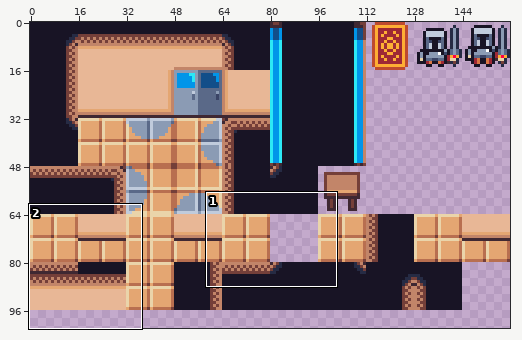
Pixel-art file -- res/large-tiles.aseprite. The picture above shows the old version from afar; the outline marks the close-up.
Close-up. As it was:
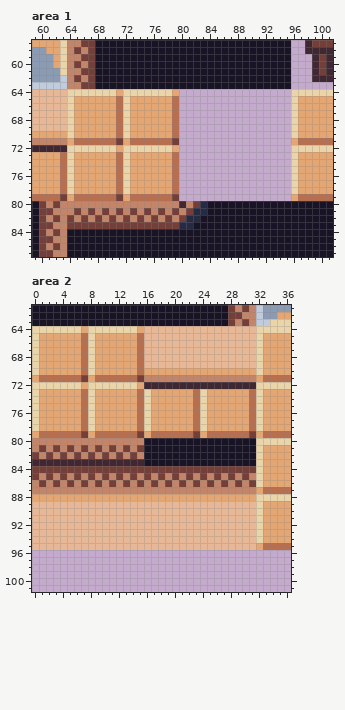
160x160 pixels, 1 frame. Shown: area 1: x 59..101, y 57..87; area 2: x 0..36, y 61..101. The wide view leaves out empty margins.
New version:
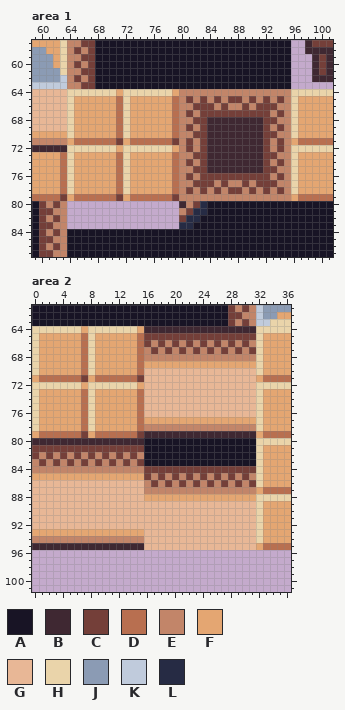
Palette (. is transparent): A #181425  B #3f2832  C #743f39  D #b86f50  E #c28569  F #e4a672  G #e8b796  H #ead4aa  J #8b9bb4  K #c0cbdc  L #262b44
The exact change:
Changed rows in their new state; - is an unchanged pixel.
Area 1:
first column x 64:
64 ----------------EEEEEEEEEEEEEEEE
65 ----------------ECECECECCECECECE
66 ----------------EECCCECEECECCCEE
67 ----------------ECECCCCCCCCCCECE
68 ----------------EECCBBBBBBBBCCEE
69 ----------------ECECBBBBBBBBCECE
70 ----------------EECCBBBBBBBBCCEE
71 ----------------ECECBBBBBBBBCECE
72 ----------------ECECBBBBBBBBCECE
73 ----------------EECCBBBBBBBBCCEE
74 ----------------ECECBBBBBBBBCECE
75 ----------------EECCBBBBBBBBCCEE
76 ----------------ECECCCCCCCCCCECE
77 ----------------EECCCECEECECCCEE
78 ----------------ECECECECCECECECE
79 ----------------EEEEEEEEEEEEEEEE
80 ................----------------
81 ................----------------
82 ................----------------
83 ................----------------
Area 2:
first column x 0:
 64 ----------------BBBBBBBBBBBBBBBB
 65 ----------------CCCCCCCCCCCCCCCC
 66 ----------------CECECECECECECECE
 67 ----------------ECECECECECECECEC
 68 ----------------EEEEEEEEEEEEEEEE
 69 ----------------FFFFFFFFFFFFFFFF
 70 ----------------GGGGGGGGGGGGGGGG
 71 ----------------GGGGGGGGGGGGGGGG
 72 ----------------GGGGGGGGGGGGGGGG
 73 ----------------GGGGGGGGGGGGGGGG
 74 ----------------GGGGGGGGGGGGGGGG
 75 ----------------GGGGGGGGGGGGGGGG
 76 ----------------GGGGGGGGGGGGGGGG
 77 ----------------F------FF------F
 78 ----------------EEEEEEEEEEEEEEEE
 79 ----------------BBBBBBBBBBBBBBBB
 80 BBBBBBBBBBBBBBBB----------------
 81 C-C-C-C-C-C-C-C-----------------
 83 ECECECECECECECEC----------------
 84 EEEEEEEEEEEEEEEE----------------
 85 FFFFFFFFFFFFFFFF----------------
 86 GGGGGGGGGGGGGGGG----------------
 87 GGGGGGGGGGGGGGGG----------------
 88 GGGGGGGGGGGGGGGG----------------
first column x 0:
 93 FFFFFFFFFFFFFFFF
 94 EEEEEEEEEEEEEEEE
 95 BBBBBBBBBBBBBBBB
